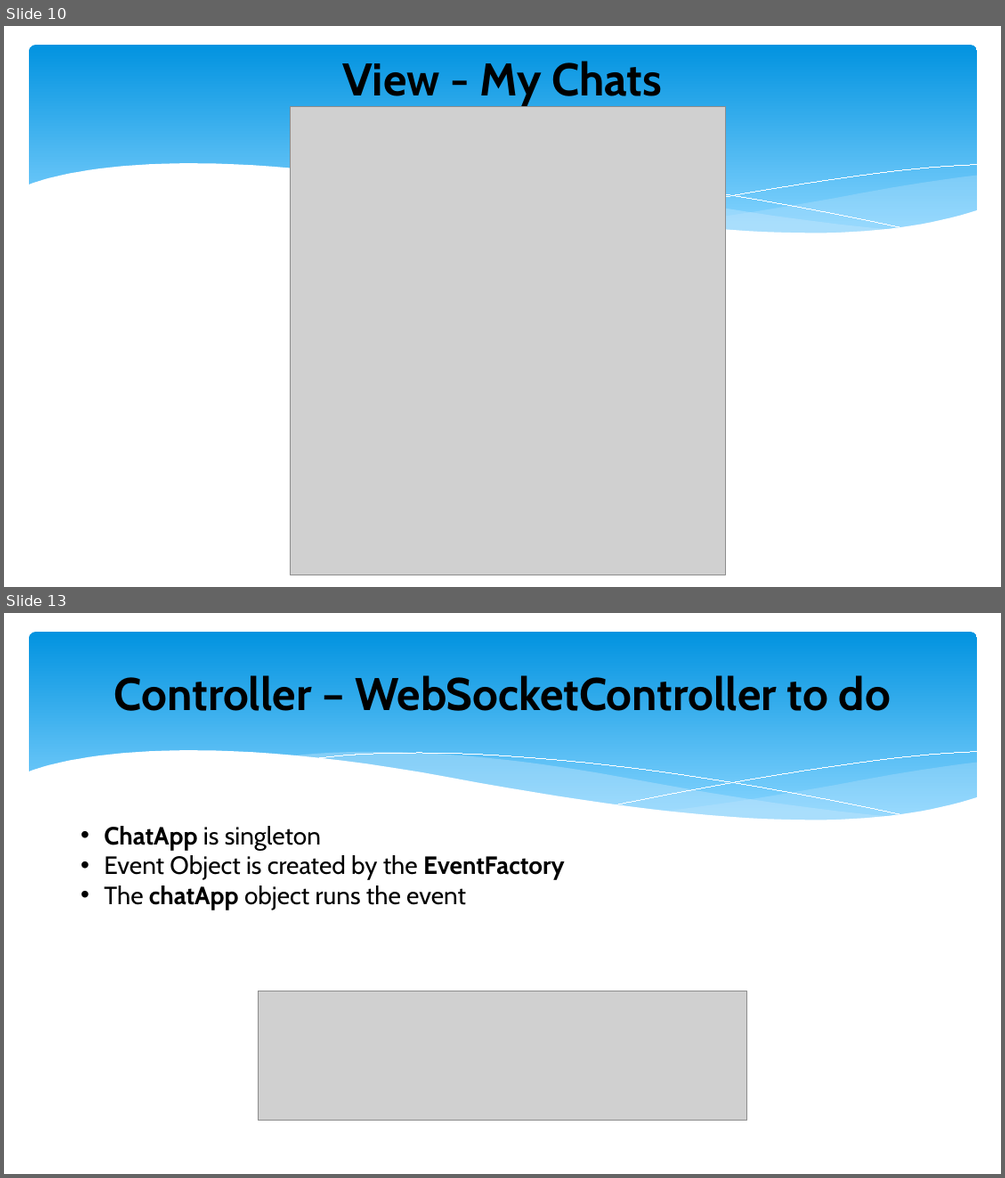
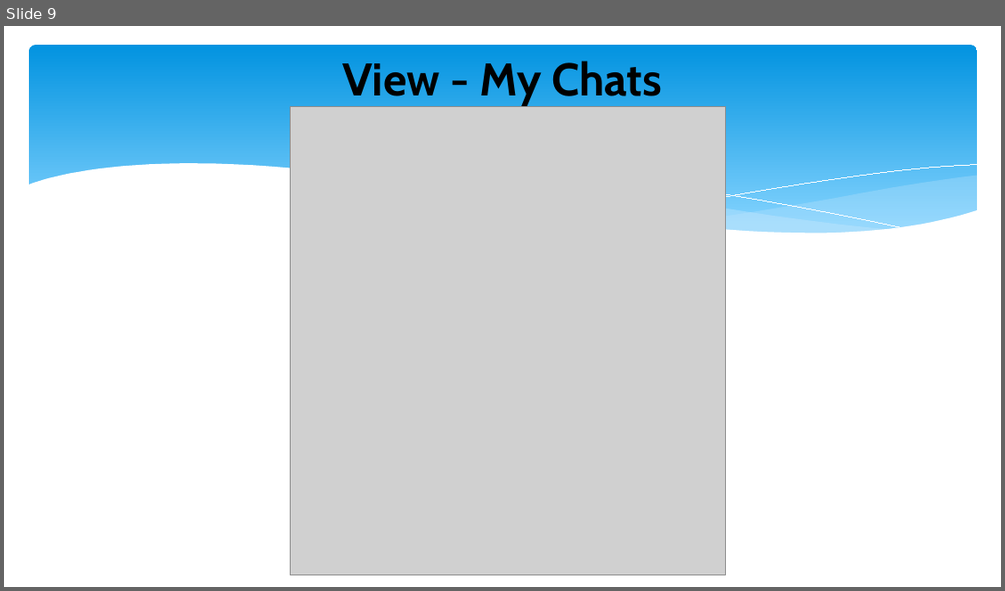
Before and after one commit to Gene-He/ChatApp, a slide deck: src/main/resources/HW10PPT.pptx. Shown one above the other, each under a label of ours: slides 10 and 13 before the commit, slide 9 after it; the slides between them are not shown. The pictures are 1005x1178 and 1005x591 pixels, drawn with LibreOffice and Linux fonts; fonts in the diff are those of the drawing; grey boxes stand for pictures. Boxes give left, top, right and bottom in pixels: in the first picture for what was removed or moved away, otherwise in the second. Text is boxed around its words. In the diff, an @@ line names an element or a change of style, - is before the commit and + after.

```diff
--- a/src/main/resources/HW10PPT.pptx
+++ b/src/main/resources/HW10PPT.pptx
@@ slide 13 removed at [4, 613, 1001, 1174], background #FFFFFF; not listed: 6 template elements that a slide beside it also shows @@
@@ title removed at [114, 675, 890, 711] @@
-Controller – WebSocketController to do
@@ text removed at [104, 826, 565, 909] @@
-• ChatApp is singleton
-• Event Object is created by the EventFactory
-• The chatApp object runs the event
@@ picture removed at [258, 990, 747, 1120] @@
@@ what was slide 10 is now slide 9 @@
```
Also in this commit, not shown: 3 slides changed, 2 slides added, 3 other slides removed.
